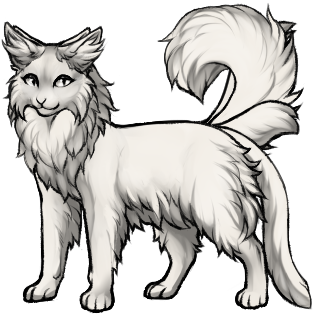
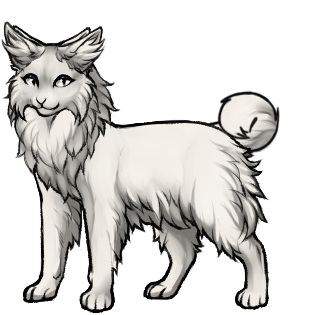
Layered file, before and after one edit (315×315). Changes by layer:
painted on "тень" (12th of 19, in "Тело" › "v3") over [193, 97, 279, 294]
painted on "свет2" (1st of 3, in "Тело" › "v3") over [193, 119, 237, 140]
painted on "[красить]" (12th of 19, in "Тело" › "v3") over [193, 114, 269, 276]
painted on "тень" (13th of 19, in "Тело" › "v2") over [193, 97, 279, 294]
painted on "свет2" (2nd of 3, in "Тело" › "v2") over [193, 119, 237, 140]
painted on "[красить]" (13th of 19, in "Тело" › "v2") over [193, 115, 258, 183]
painted on "тень" (14th of 19, in "Тело" › "v1") over [193, 97, 279, 294]
painted on "[красить]" (14th of 19, in "Тело" › "v1") over [193, 115, 258, 183]
hid group "длинный тонкий" (4 layers) over [206, 123, 313, 310]
painted on "тень" (15th of 19, in "Хвосты" › "длинный тонкий") over [244, 149, 302, 309]
hid group "куцый" (4 layers) over [206, 98, 304, 166]
painted on "свет" (16th of 19, in "Хвосты" › "куцый") over [221, 98, 294, 146]
painted on "тень" (16th of 19, in "Хвосты" › "куцый") over [223, 99, 304, 163]
hid group "пышный" (4 layers) over [157, 2, 305, 166]
painted on "[красить]" (17th of 19, in "Хвосты" › "пышный") over [227, 4, 295, 121]
hid group "обычный" (4 layers) over [187, 15, 300, 152]
painted on "тень" (18th of 19, in "Хвосты" › "обычный") over [202, 15, 299, 151]
painted on "[красить]" (18th of 19, in "Хвосты" › "обычный") over [204, 26, 294, 134]
added group "завитушкой" with 4 layers in group "Хвосты" over [204, 90, 298, 166]
added layer "лайн" (18th of 18, in "Хвосты" › "завитушкой") in group "завитушкой" over [204, 90, 281, 160]
added layer "свет" (19th of 19, in "Хвосты" › "завитушкой") (overlay, 50%) in group "завитушкой" over [219, 95, 257, 145]
added layer "тень" (19th of 19, in "Хвосты" › "завитушкой") (multiply) in group "завитушкой" over [219, 97, 298, 166]
added layer "[красить]" (19th of 19, in "Хвосты" › "завитушкой") in group "завитушкой" over [205, 93, 281, 158]
…and 1 more changes (1 painted)
